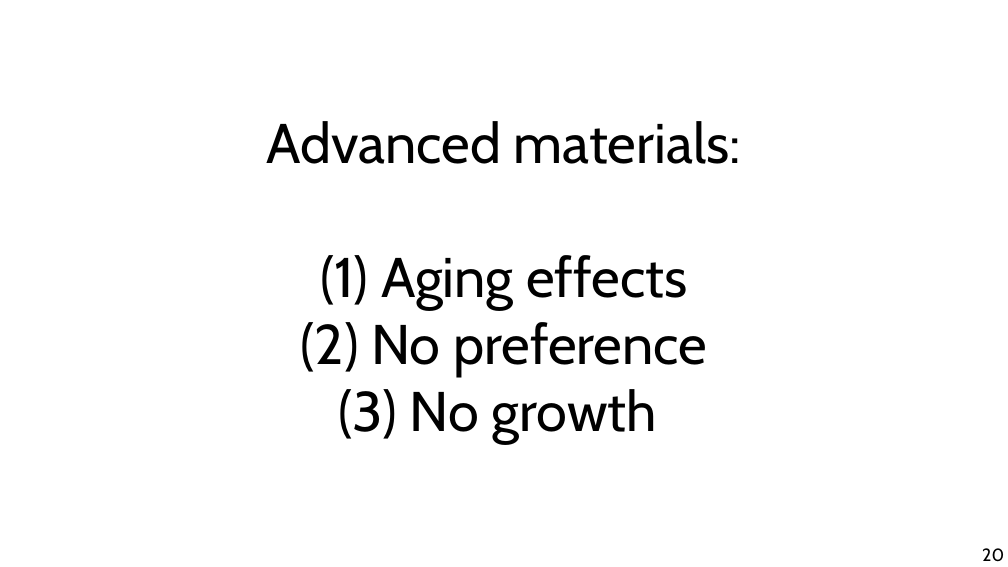
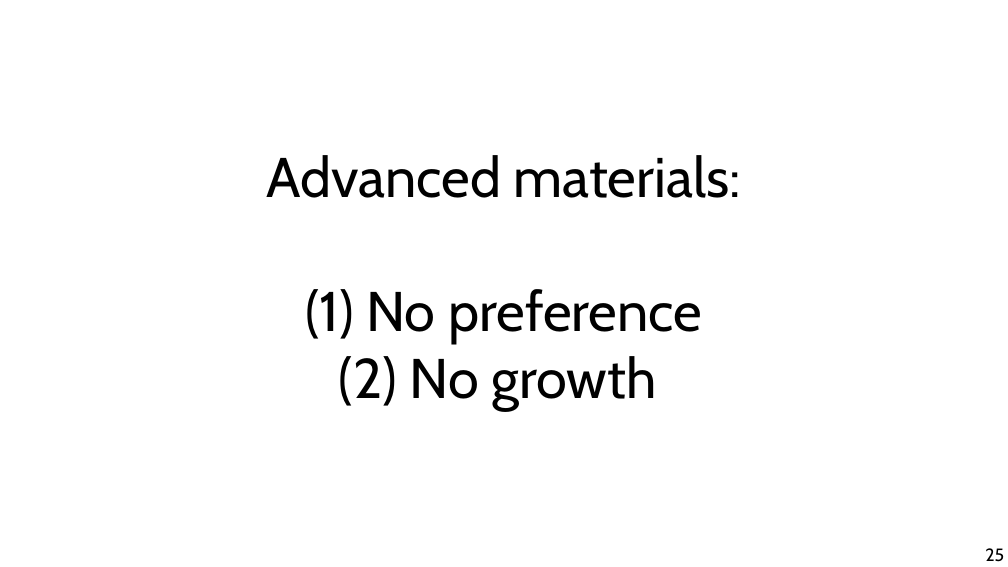
Before and after one commit to chatox/networks-science-course, a slide deck: slide 25 of theory/tt06_other_growth_models.odp (slide 20 before the commit). Drawn at 1008x567 pixels with LibreOffice and Linux fonts; fonts in the diff are those of the drawing. Boxes give left, top, right and bottom in pixels: in the first picture for what was removed or moved away, otherwise in the second. Text is boxed around its words. In the diff, an @@ line names an element or a change of style, - is before the commit and + after.

Commit message:
Aging no longer advanced topic

```diff
--- a/theory/tt06_other_growth_models.odp
+++ b/theory/tt06_other_growth_models.odp
@@ title at (267,155,741,411): text changed @@
-Advanced materials:
-(1) Aging effects
-(2) No preference
-(3) No growth
+Advanced materials:
+(1) No preference
+(2) No growth
@@ page number at (985,548,1004,562): text changed @@
-20
+25
```
Also in this commit, not shown: 6 other slides changed, 4 slides added, 3 slides removed, 1 other file.
